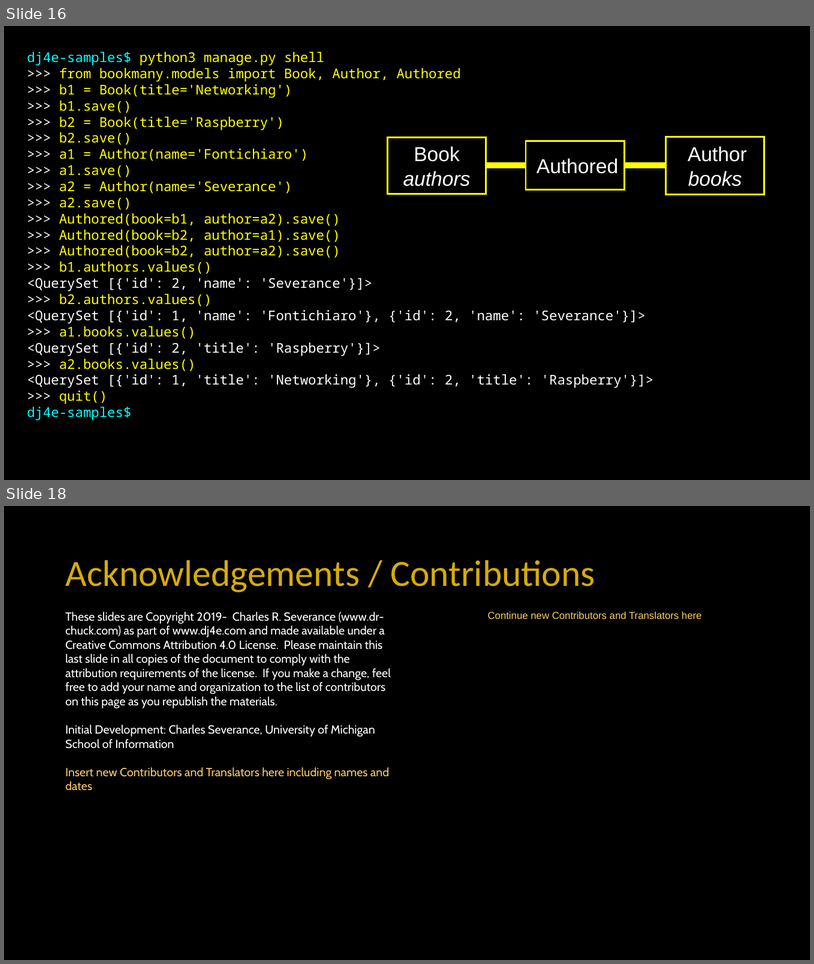
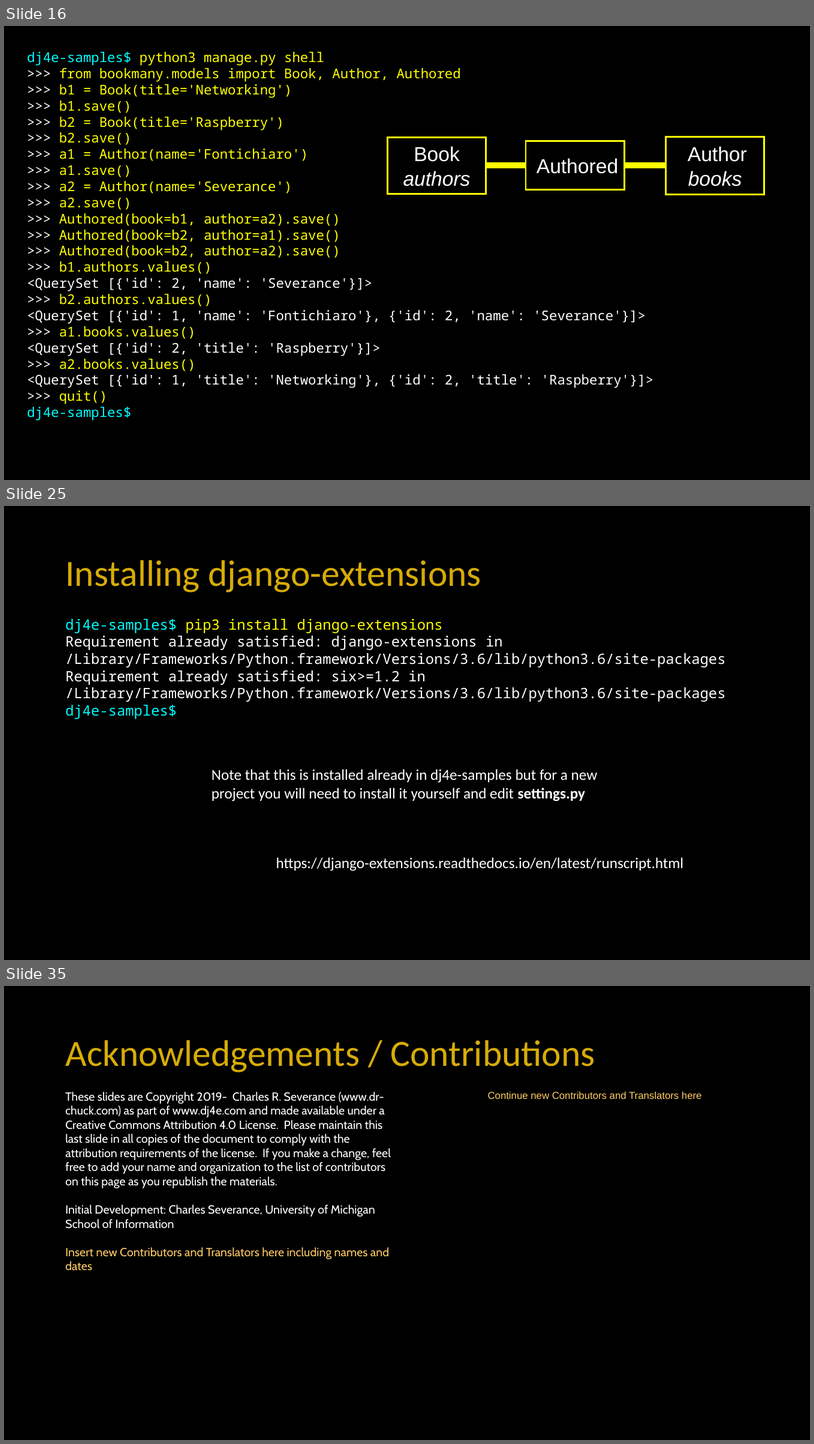
Before and after one commit to csev/dj4e, a slide deck: lectures/DJ-04-Many-To-Many.pptx. Shown one above the other, each under a label of ours: slides 16 and 18 before the commit, slides 16, 25 and 35 after it; the slides between them are not shown. The pictures are 814x964 and 814x1444 pixels, drawn with LibreOffice and Linux fonts; fonts in the diff are those of the drawing. Boxes give left, top, right and bottom in pixels: in the first picture for what was removed or moved away, otherwise in the second. Text is boxed around its words. In the diff, an @@ line names an element or a change of style, - is before the commit and + after.

```diff
--- a/lectures/DJ-04-Many-To-Many.pptx
+++ b/lectures/DJ-04-Many-To-Many.pptx
@@ slide 25 added at [4,506,810,960], background #000000 @@
@@ title added at [65,560,482,592], 44 pt, text #D7AC08 @@
+Installing django-extensions
@@ text added at [65,619,726,719], 17 pt, text #FFFFFF @@
+dj4e-samples$ pip3 install django-extensions
+Requirement already satisfied: django-extensions in /Library/Frameworks/Python.framework/Versions/3.6/lib/python3.6/site-packages
+Requirement already satisfied: six>=1.2 in /Library/Frameworks/Python.framework/Versions/3.6/lib/python3.6/site-packages
+dj4e-samples$
@@ text added at [212,769,598,801], 18 pt, text #FFFFFF @@
+Note that this is installed already in dj4e-samples but for a new project you will need to install it yourself and edit settings.py
@@ text added at [276,857,684,871], 18 pt, text #FFFFFF @@
+https://django-extensions.readthedocs.io/en/latest/runscript.html
@@ what was slide 18 is now slide 35 @@
```
Also in this commit, not shown: 1 slide changed, 16 other slides added.
